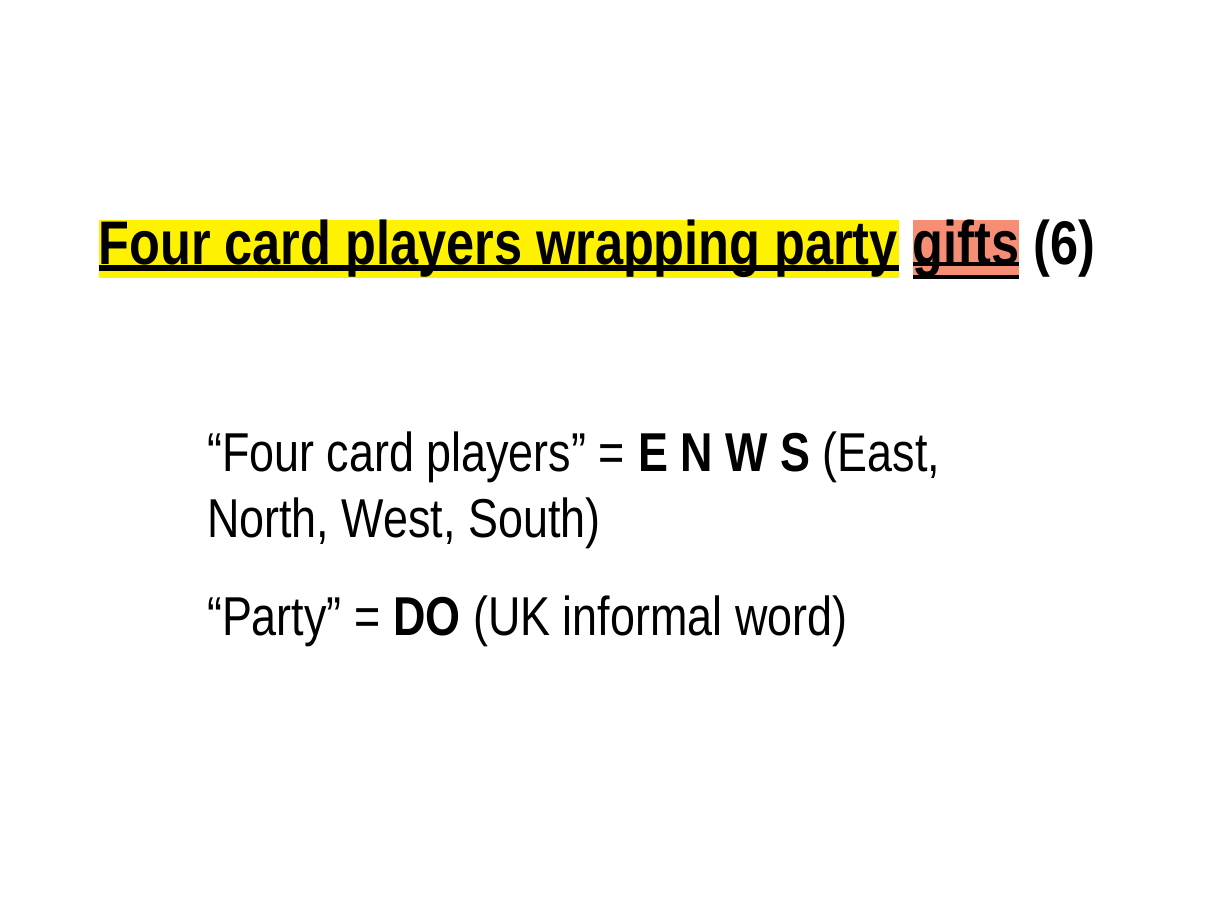
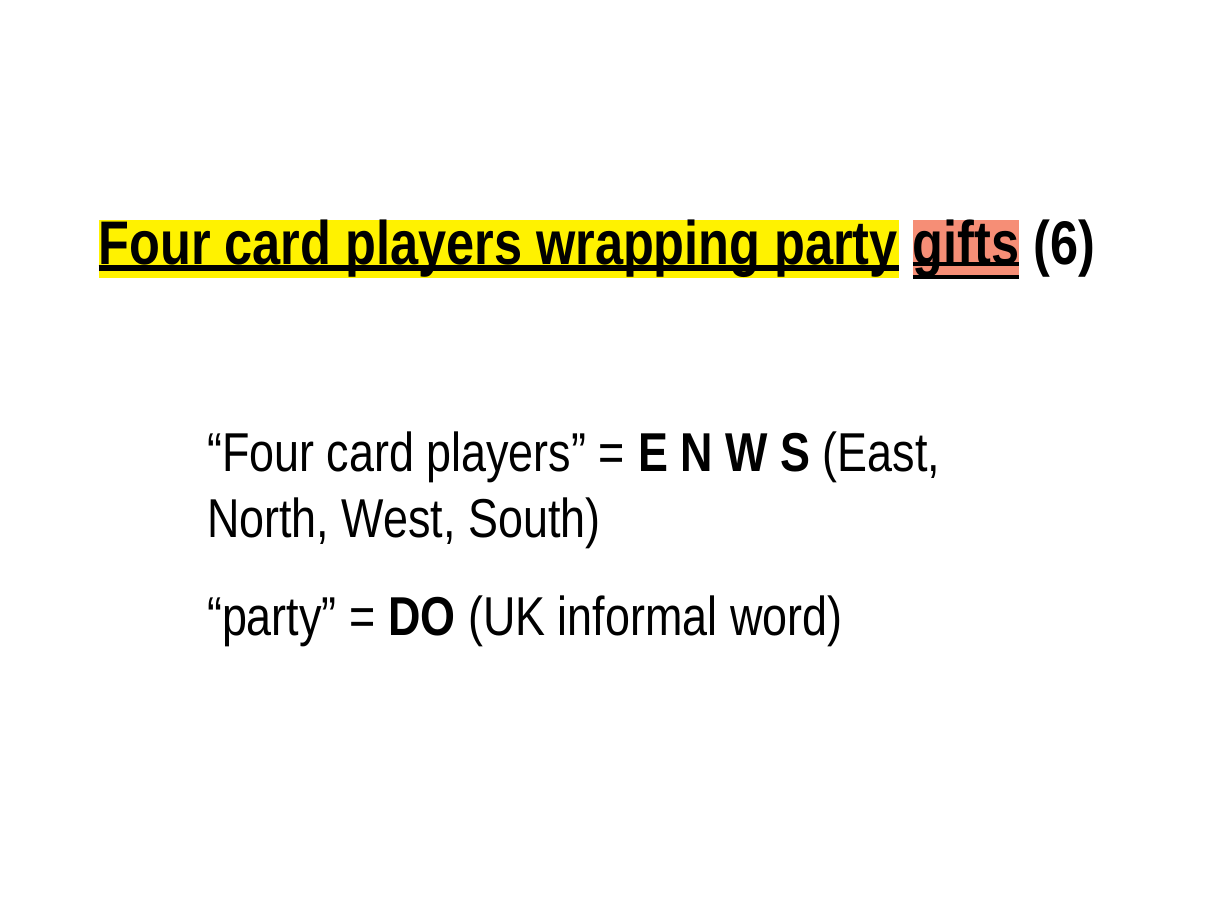
Before and after one commit to martindholmes/cryptic, a slide deck: slide 10 of presentations/tei2017.odp. Drawn at 1232x924 pixels with LibreOffice and Linux fonts; fonts in the diff are those of the drawing; background and template pictures are left out. Boxes give left, top, right and bottom in pixels: in the first picture for what was removed or moved away, otherwise in the second. Text is boxed around its words. In the diff, an @@ line names an element or a change of style, - is before the commit and + after.

```diff
--- a/presentations/tei2017.odp
+++ b/presentations/tei2017.odp
@@ text at (207, 595, 842, 645): text changed @@
-“Party” = DO (UK informal word)
+“party” = DO (UK informal word)
```
Also in this commit, not shown: 3 other slides changed, 17 slides added, 1 other file.
